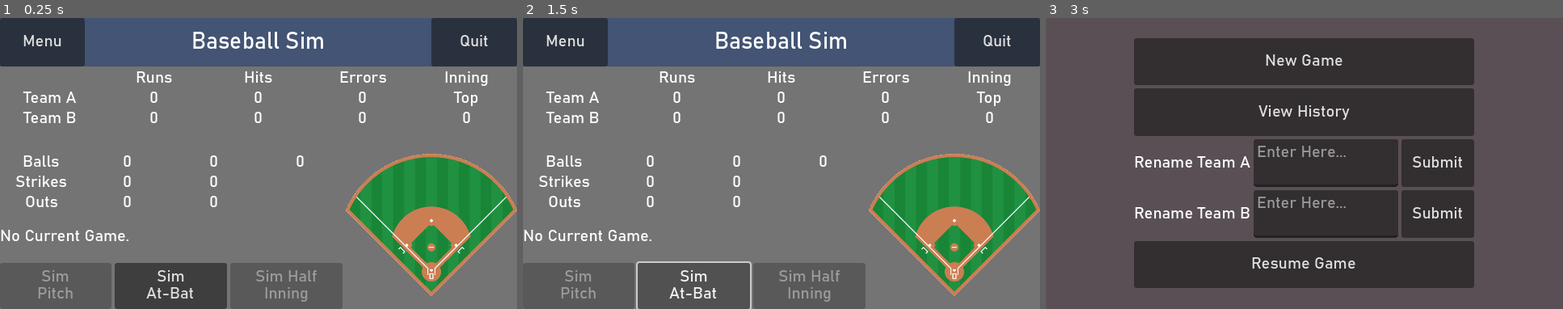
Above: before the commit, frames 1-3 (left to right).
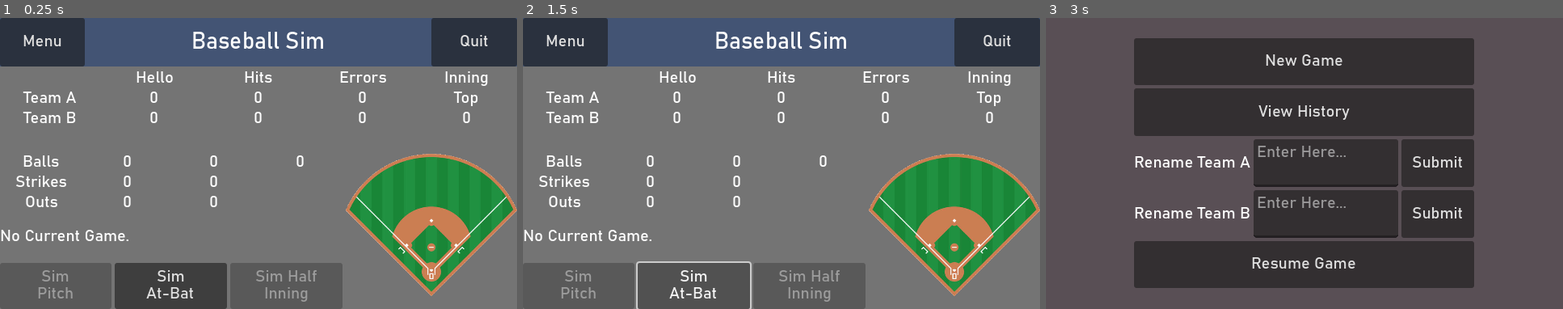
Above: after the commit, the same moments.

Repository: HardieParham/GodotBaseballSim
Game: Godot game, scene res://Scenes/main.tscn
Two runs of this game, one before a commit and one after it. Both use one fixed random seed, a clock stepped at 60 frames per second and the inputs below.
Inputs:
- Up to frame 1 (0.25 s): no input
- Up to frame 2 (1.5 s): click "Sim At-Bat" at 0.5 s; click "Sim At-Bat" at 1.25 s
- Up to frame 3 (3 s): click "Sim At-Bat" at 2 s; click "Menu" at 2.75 s

The runs differ from the first frame. In frame 1, 0.1% of the frame differs, in the area x 26-34%, y 18-23%; in frame 2, 0.1%; in frame 3, nothing differs.

Commit message:
Label Handling Loop

Diff:
--- a/Scripts/main.gd
+++ b/Scripts/main.gd
@@ -1,33 +1,48 @@
 extends Node2D
 
-@onready var teama_label: Label = $FG_Control/TopBarCon/ScoreSheetCon/TeamALabel
-@onready var teamaruns_label: Label = $FG_Control/TopBarCon/ScoreSheetCon/TeamARunsLabel
-@onready var teamahits_label: Label = $FG_Control/TopBarCon/ScoreSheetCon/TeamAHitsLabel
-@onready var teamaerrors_label: Label = $FG_Control/TopBarCon/ScoreSheetCon/TeamAErrorsLabel
+@onready var score_sheet: GridContainer = $FG_Control/TopBarCon/ScoreSheetCon
 
-@onready var teamb_label: Label = $FG_Control/TopBarCon/ScoreSheetCon/TeamBLabel
-@onready var teambruns_label: Label = $FG_Control/TopBarCon/ScoreSheetCon/TeamBRunsLabel
-@onready var teambhits_label: Label = $FG_Control/TopBarCon/ScoreSheetCon/TeamBHitsLabel
-@onready var teamberrors_label: Label = $FG_Control/TopBarCon/ScoreSheetCon/TeamBErrorsLabel
 
-@onready var innings_label: Label = $FG_Control/TopBarCon/ScoreSheetCon/InningsAmountLabel
-@onready var top_bot_inning_label: Label = $FG_Control/TopBarCon/ScoreSheetCon/InningTopBotLabel
-
-@onready var outs1_label: Label = $FG_Control/TopBarCon/DetailsCon/AtBatCon/AtBatDetailsCon/Outs1Label
-@onready var outs2_label: Label = $FG_Control/TopBarCon/DetailsCon/AtBatCon/AtBatDetailsCon/Outs2Label
-
-@onready var home_img: ColorRect = $FG_Control/TopBarCon/DetailsCon/FieldRect/HomeRect
-@onready var base1_img: ColorRect = $"FG_Control/TopBarCon/DetailsCon/FieldRect/1BRect"
-@onready var base2_img: ColorRect = $"FG_Control/TopBarCon/DetailsCon/FieldRect/2BRect"
-@onready var base3_img: ColorRect = $"FG_Control/TopBarCon/DetailsCon/FieldRect/3BRect"
-
-@onready var log_label: Label = $FG_Control/TopBarCon/DetailsCon/AtBatCon/LogLabel
+#
+#
+#@onready var teama_label: Label = $FG_Control/TopBarCon/ScoreSheetCon/TeamALabel
+#@onready var teamaruns_label: Label = $FG_Control/TopBarCon/ScoreSheetCon/TeamARunsLabel
+#@onready var teamahits_label: Label = $FG_Control/TopBarCon/ScoreSheetCon/TeamAHitsLabel
+#@onready var teamaerrors_label: Label = $FG_Control/TopBarCon/ScoreSheetCon/TeamAErrorsLabel
+#
+#@onready var teamb_label: Label = $FG_Control/TopBarCon/ScoreSheetCon/TeamBLabel
+#@onready var teambruns_label: Label = $FG_Control/TopBarCon/ScoreSheetCon/TeamBRunsLabel
+#@onready var teambhits_label: Label = $FG_Control/TopBarCon/ScoreSheetCon/TeamBHitsLabel
+#@onready var teamberrors_label: Label = $FG_Control/TopBarCon/ScoreSheetCon/TeamBErrorsLabel
+#
+#@onready var innings_label: Label = $FG_Control/TopBarCon/ScoreSheetCon/InningsAmountLabel
+#@onready var top_bot_inning_label: Label = $FG_Control/TopBarCon/ScoreSheetCon/InningTopBotLabel
+#
+#@onready var outs1_label: Label = $FG_Control/TopBarCon/DetailsCon/AtBatCon/AtBatDetailsCon/Outs1Label
+#@onready var outs2_label: Label = $FG_Control/TopBarCon/DetailsCon/AtBatCon/AtBatDetailsCon/Outs2Label
+#
+#@onready var home_img: ColorRect = $FG_Control/TopBarCon/DetailsCon/FieldRect/HomeRect
+#@onready var base1_img: ColorRect = $"FG_Control/TopBarCon/DetailsCon/FieldRect/1BRect"
+#@onready var base2_img: ColorRect = $"FG_Control/TopBarCon/DetailsCon/FieldRect/2BRect"
+#@onready var base3_img: ColorRect = $"FG_Control/TopBarCon/DetailsCon/FieldRect/3BRect"
+#
+#@onready var log_label: Label = $FG_Control/TopBarCon/DetailsCon/AtBatCon/LogLabel
 
 
 # Called when the node enters the scene tree for the first time.
 func _ready() -> void:
-	teama_label.text = str(Globals.teama_name)
-	teamb_label.text = str(Globals.teamb_name)
+#	teama_label.text = str(Globals.teama_name)
+#	teamb_label.text = str(Globals.teamb_name)
+	var label_dict: Dictionary = {}
+	var i = 0
+	for item in score_sheet.get_children():
+		print(item)
+		var label_name = "Label" + str(i)
+		i += 1
+		label_dict[label_name] = item
+	print(label_dict)
+	label_dict["Label1"].text = "Hello"
+	print('hi')
 
 	if Globals.start_new_game == true:
 		start_new_game()
@@ -47,9 +62,10 @@
 
 
 func start_new_game() -> void:
-	log_label.text = "New Game Started!"
-	innings_label.text = "1"
-	home_img.visible = true
+#	log_label.text = "New Game Started!"
+#	innings_label.text = "1"
+#	home_img.visible = true
+	pass
 
 
 func _on_sim_at_bat_btn_pressed() -> void:
Not shown, added: plan.txt
Not shown, added: Scenes/mai56B8.tmp
